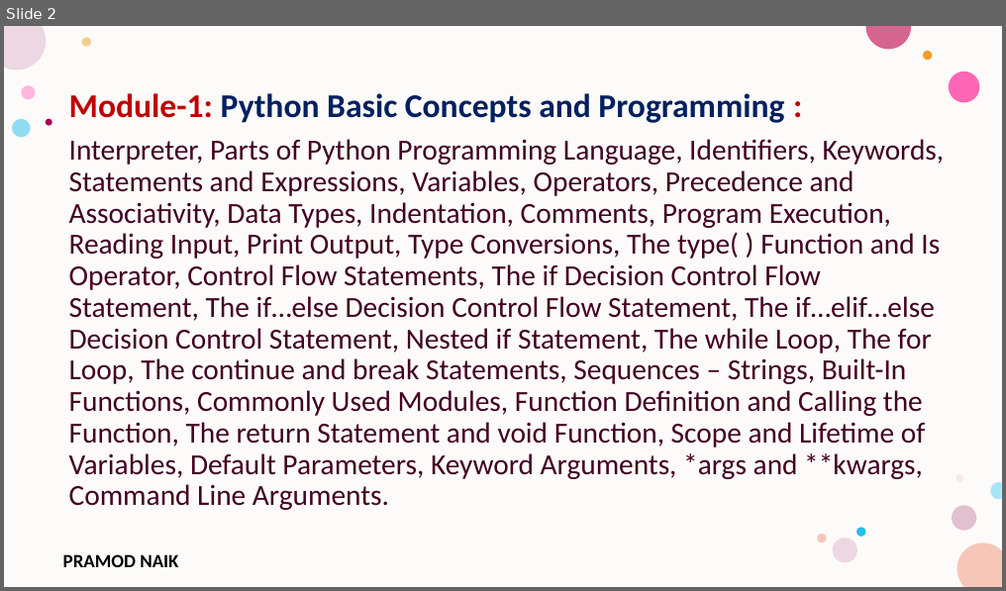
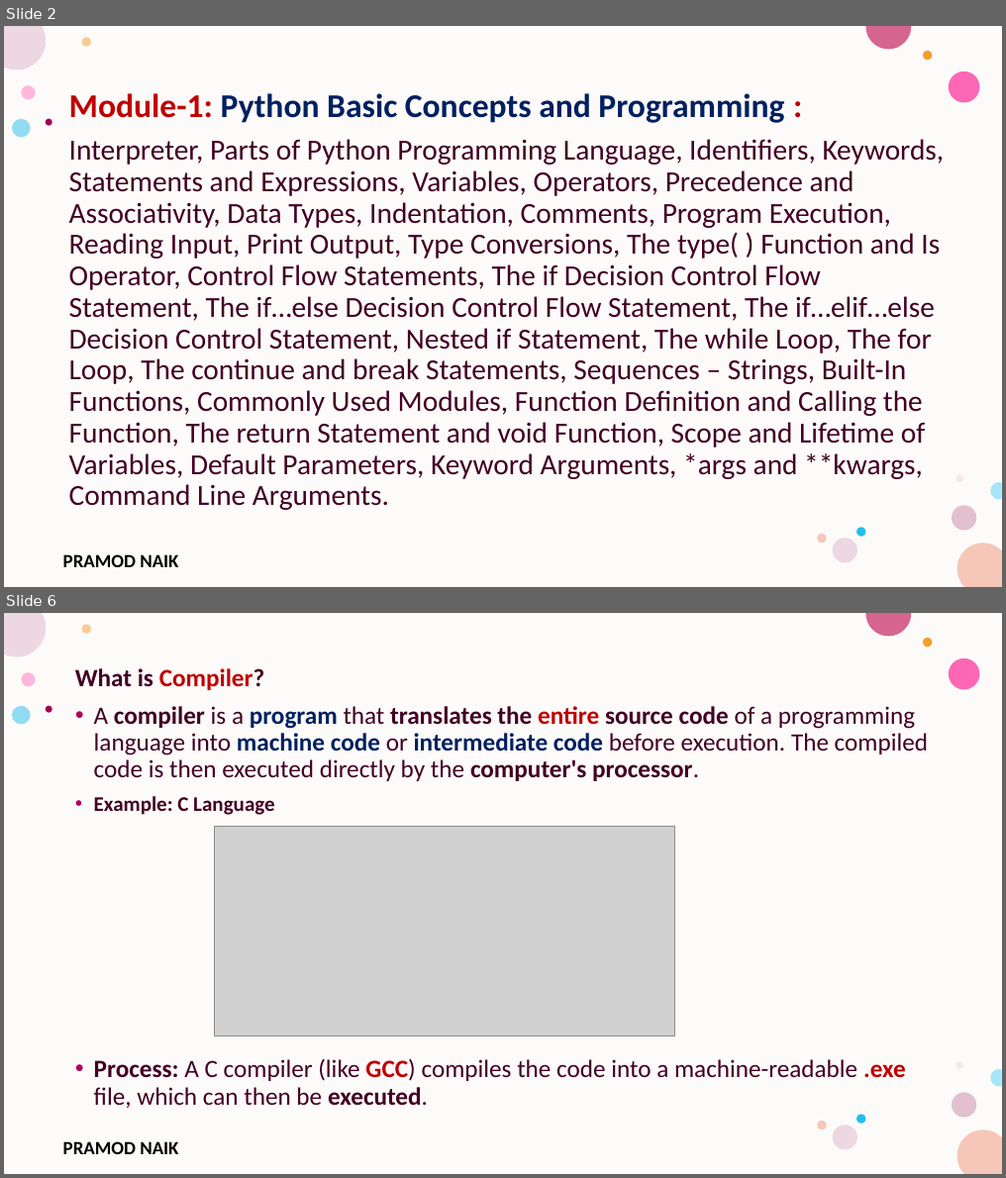
Before and after one commit to PRAMOD-VISHNU-NAIK/MCA-4th-Sem-Python-Shridevi-College, a slide deck: Theory Class-Notes/Module-1 Python Basic Concepts and Programming.pptx. Shown one above the other, each under a label of ours: slide 2 before the commit, slides 2 and 6 after it; the slides between them are not shown. The pictures are 1006x591 and 1006x1178 pixels, drawn with LibreOffice and Linux fonts; fonts in the diff are those of the drawing; grey boxes stand for pictures; background and template pictures are left out. Boxes give left, top, right and bottom in pixels: in the first picture for what was removed or moved away, otherwise in the second. Text is boxed around its words. In the diff, an @@ line names an element or a change of style, - is before the commit and + after.

```diff
--- a/Theory Class-Notes/Module-1 Python Basic Concepts and Programming.pptx
+++ b/Theory Class-Notes/Module-1 Python Basic Concepts and Programming.pptx
@@ slide 6 added at <box>4,613,1002,1174</box>, background #FFFFFF; not listed: 17 template elements that a slide beside it also shows @@
@@ text added at <box>75,668,928,1108</box>, 24 pt, text #420023 @@
+What is Compiler?
+• A compiler is a program that translates the entire source code of a programming language into machine code or intermediate code before execution. The compiled code is then executed directly by the computer's processor.
+• Example: C Language
+• Process: A C compiler (like GCC) compiles the code into a machine-readable .exe file, which can then be executed.
@@ picture added at <box>214,827,675,1037</box> @@
```
Also in this commit, not shown: 16 other slides added.
